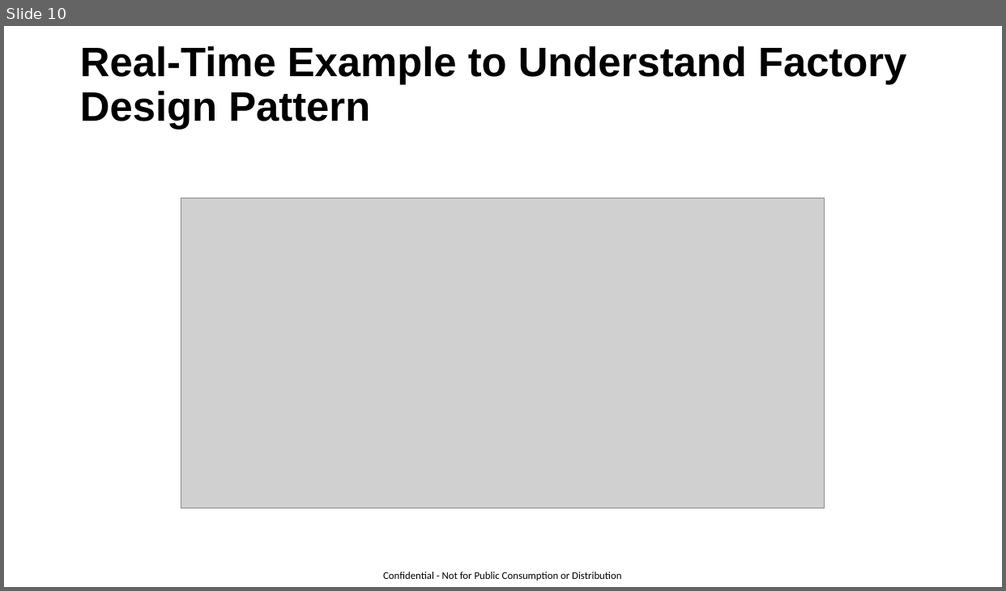
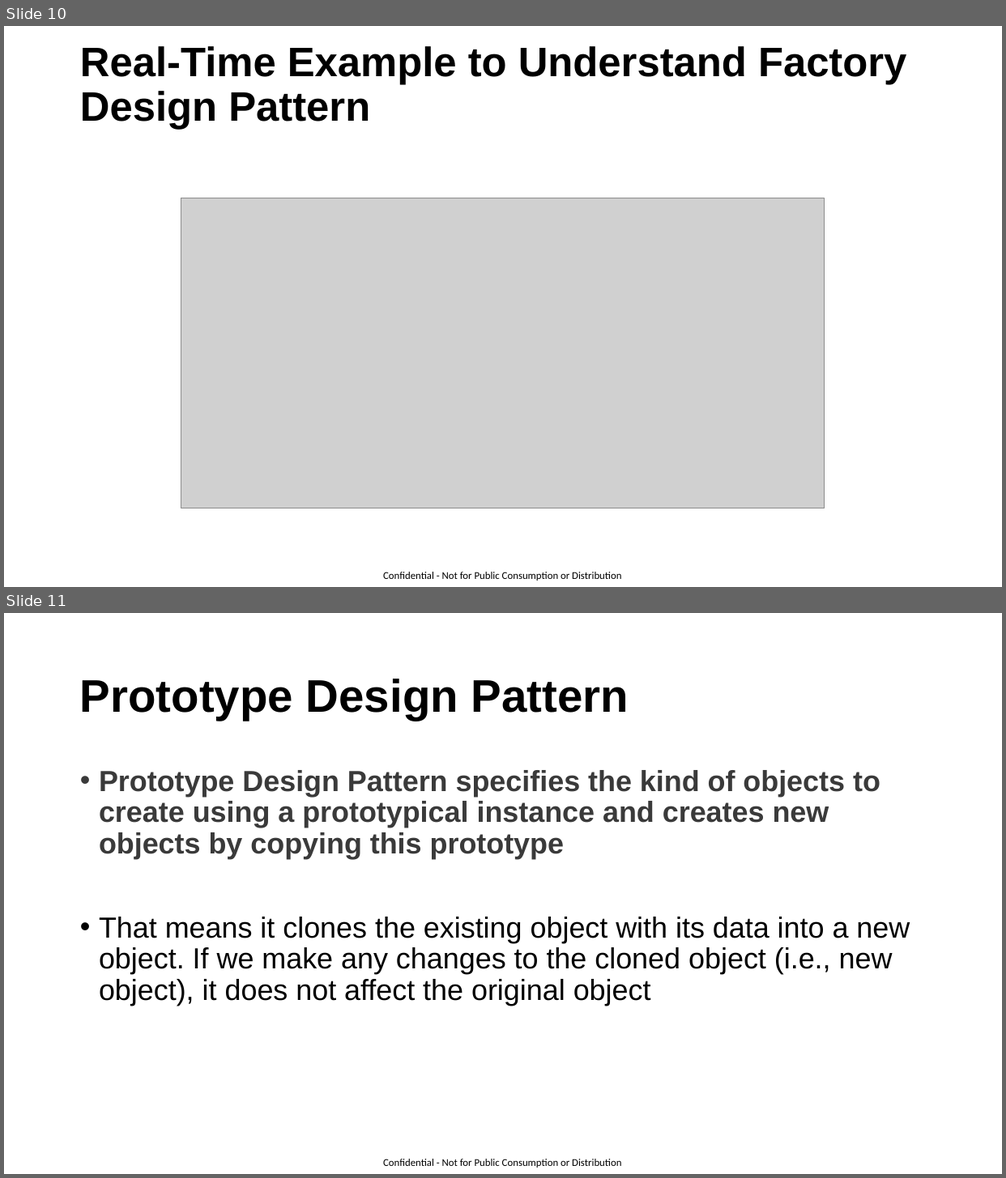
Before and after one commit to GaneshIT/CaseStudyFiles, a slide deck: Design Patterns.pptx. Shown one above the other, each under a label of ours: slide 10 before the commit, slides 10 and 11 after it. The pictures are 1006x591 and 1006x1178 pixels, drawn with LibreOffice and Linux fonts; fonts in the diff are those of the drawing; grey boxes stand for pictures. Boxes give left, top, right and bottom in pixels: in the first picture for what was removed or moved away, otherwise in the second. Text is boxed around its words. In the diff, an @@ line names an element or a change of style, - is before the commit and + after.

```diff
--- a/Design Patterns.pptx
+++ b/Design Patterns.pptx
@@ slide 11 added at (4,613,1002,1174), background #FFFFFF; not listed: 1 template element that a slide beside it also shows @@
@@ title added at (80,679,629,720), 44 pt, text #000000, bold @@
+Prototype Design Pattern
@@ text added at (99,770,910,1006), 28 pt, text #000000 @@
+• Prototype Design Pattern specifies the kind of objects to create using a prototypical instance and creates new objects by copying this prototype
+• That means it clones the existing object with its data into a new object. If we make any changes to the cloned object (i.e., new object), it does not affect the original object
```
Also in this commit, not shown: 9 other slides added, 10 other files.
